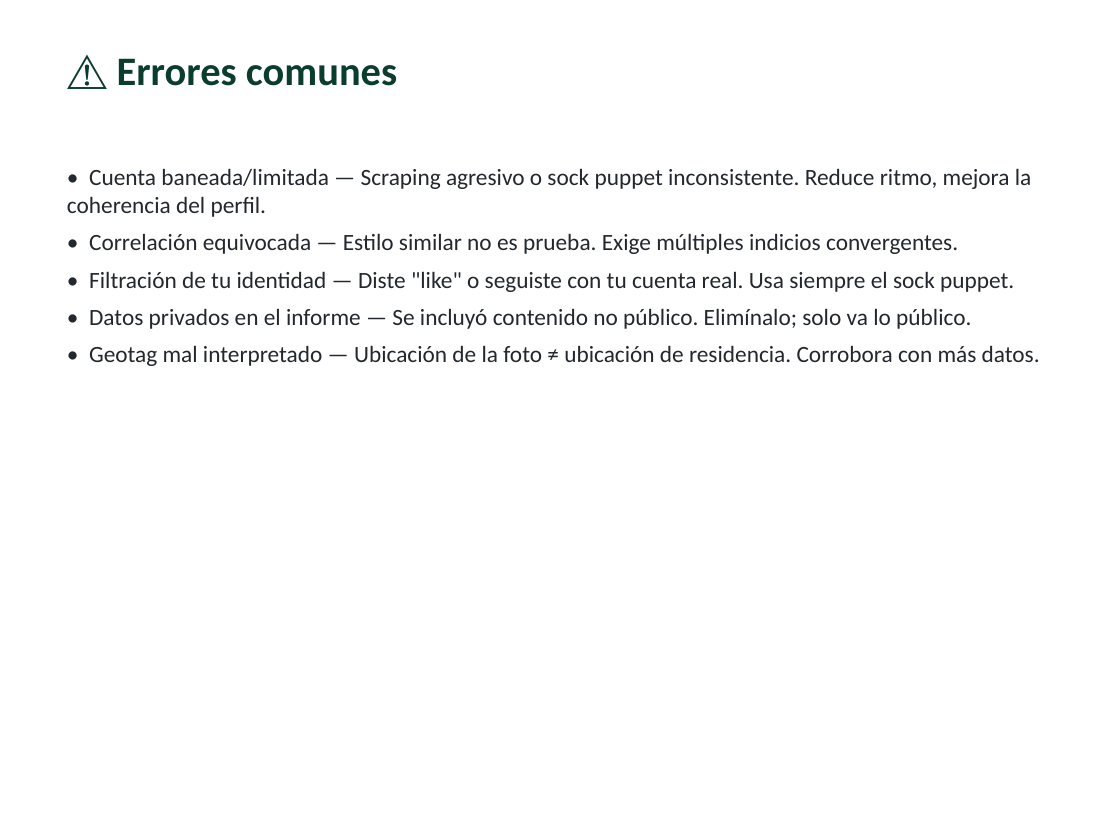
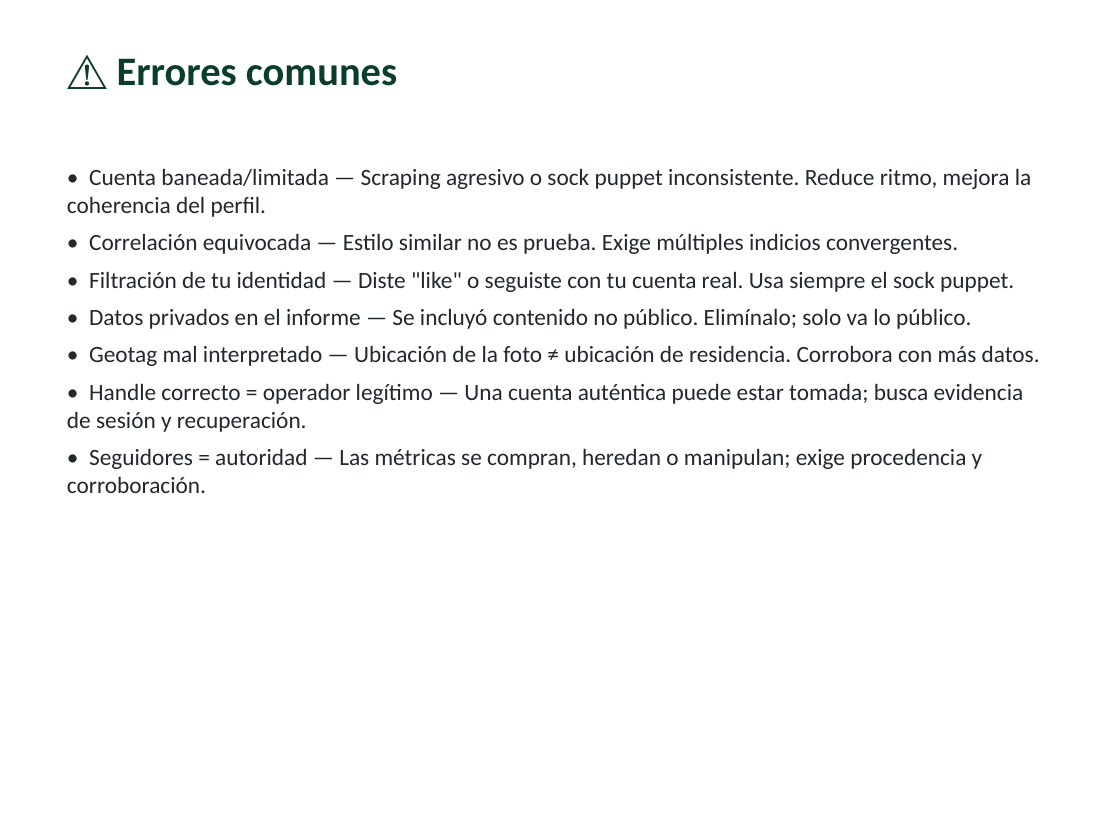
Before and after one commit to vladimiracunadev-create/modern-cybersecurity-program, a slide deck: slide 14 of classes/parte-12-osint-e-ingenieria-social/252-osint-en-redes-sociales/clase-252-presentacion.pptx. Drawn at 1120x840 pixels with LibreOffice and Linux fonts; fonts in the diff are those of the drawing. Boxes give left, top, right and bottom in pixels: in the first picture for what was removed or moved away, otherwise in the second. Text is boxed around its words. In the diff, an @@ line names an element or a change of style, - is before the commit and + after.

```diff
--- a/classes/parte-12-osint-e-ingenieria-social/252-osint-en-redes-sociales/clase-252-presentacion.pptx
+++ b/classes/parte-12-osint-e-ingenieria-social/252-osint-en-redes-sociales/clase-252-presentacion.pptx
@@ text at <box>67,383,1024,493</box>: paragraphs added @@
+• Handle correcto = operador legítimo — Una cuenta auténtica puede estar tomada; busca evidencia de sesión y recuperación.
+• Seguidores = autoridad — Las métricas se compran, heredan o manipulan; exige procedencia y corroboración.
```
Also in this commit, not shown: 6 other slides changed, 40 other files.
